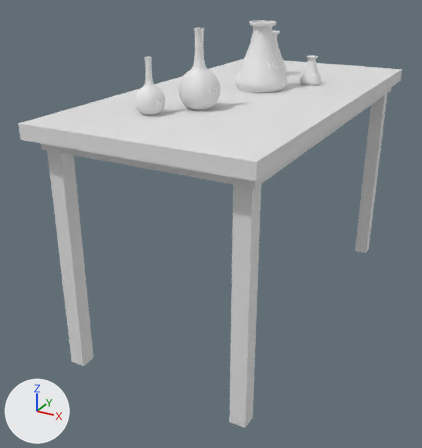
Renders of the FBX model 3D_Objects/Lab_Desk/Lab_Desk.fbx from each side of a commit.
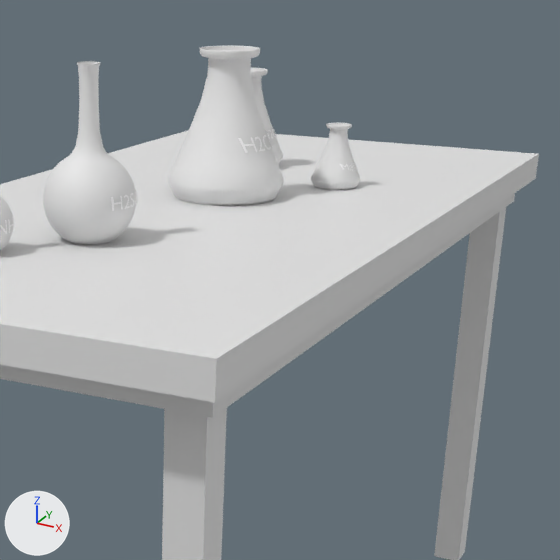
Each version is shown whole from a 50 mm camera at (2.36, -5.08, 1.07) aimed at (-0.23, -0.36, -1.28), then close up on the part from 38% to 98% of the width and 0% to 56% of the height. The axes (+X, +Y, +Z) are drawn at lower left. The lights are the same throughout. Where no turn or scale is listed for an object, it has been applied to the vertices.
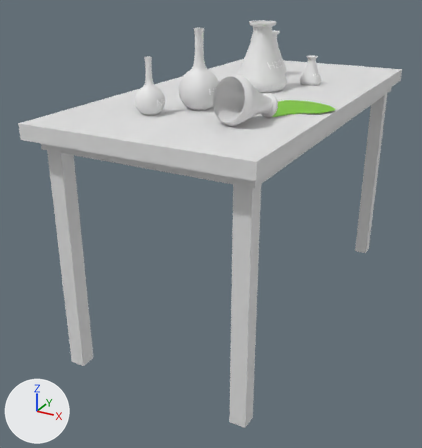
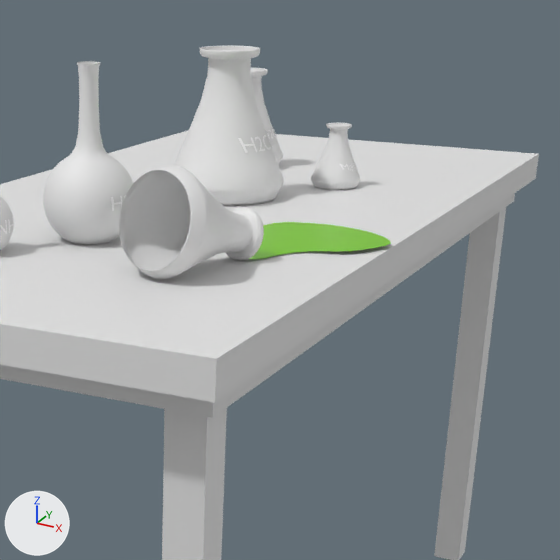
Commit message: Added spill bottle lab desk

The change in detail:
Material 'Material.017' (mat_material_017) is new.
Its base color is (0.264, 0.8, 0.0) (green #8ce700).
Its metallic is 0.411.
Its roughness is 0.311.
Mesh me_mesh_005 is new.
It has 1152 vertices, 1152 faces and spans x -0.236..0.152, y -0.288..0.226, z -0.139..0.226.
It uses material mat_material_008 (its picture is missing).
Mesh me_circle is new.
It has 32 vertices, 1 face and spans x 0.437..0.976, y -0.922..-0.26, z 0.005..0.015.
It uses material mat_material_017 (green #8ce700).
Object 'Cylinder.003' (ob_cylinder_003) is new; it shows me_mesh_005.
Its location is (0.509, -1.079, 0.137).
Object 'Circle' (ob_circle) is new; it shows me_circle.
Its location is (0.0, 0.0, 0.0).

What differs and where, as boxes [x1, y1, x2, y2] in the close-ups (560 x 560 px):
'Cylinder.003', added
    after: [119, 165, 264, 279]
'Circle', added (green)
    after: [249, 222, 391, 259]
